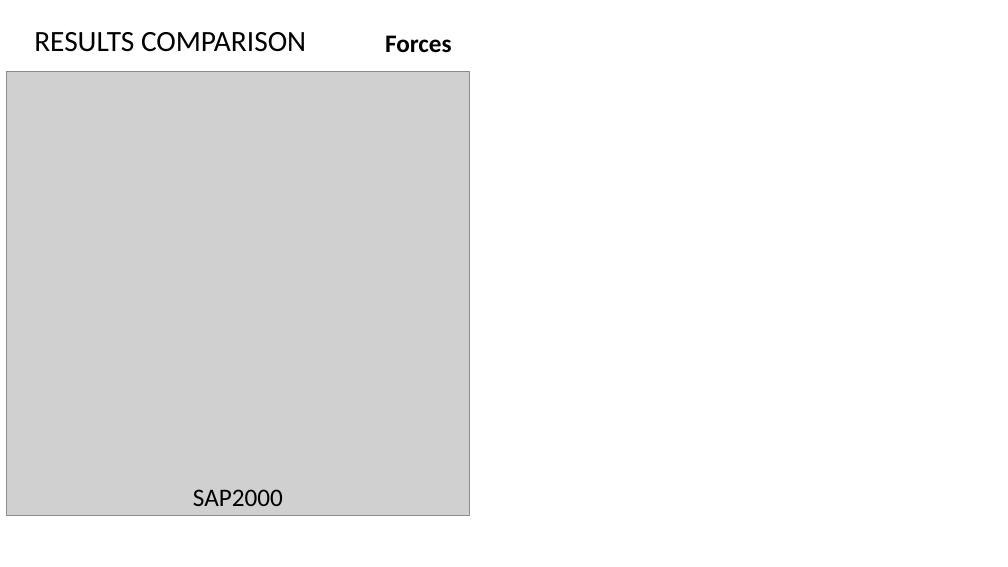
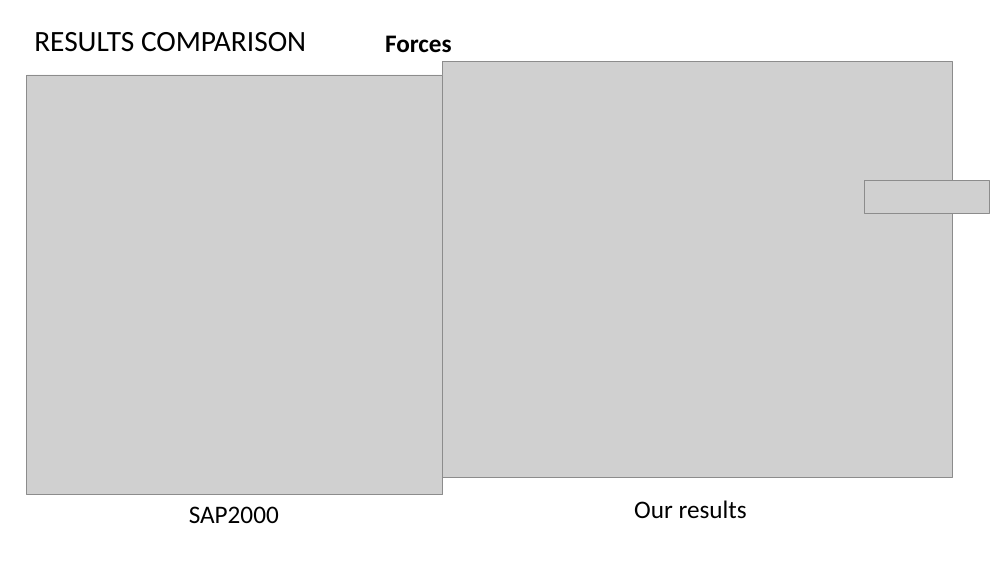
Before and after one commit to imsuneth/FEM, a slide deck: slide 18 of Documentations/Mid evaluation presentation/FINITE ELEMENT BASED STRUCTURAL ANALYSIS.pptx (slide 16 before the commit). Drawn at 1008x567 pixels with LibreOffice and Linux fonts; fonts in the diff are those of the drawing; grey boxes stand for pictures. Boxes give left, top, right and bottom in pixels: in the first picture for what was removed or moved away, otherwise in the second. Text is boxed around its words. In the diff, an @@ line names an element or a change of style, - is before the commit and + after.

```diff
--- a/Documentations/Mid evaluation presentation/FINITE ELEMENT BASED STRUCTURAL ANALYSIS.pptx
+++ b/Documentations/Mid evaluation presentation/FINITE ELEMENT BASED STRUCTURAL ANALYSIS.pptx
@@ picture: place and size @@
-picture at bbox=[6, 71, 470, 515]
+picture at bbox=[27, 75, 443, 495]
@@ picture added at bbox=[443, 61, 953, 477] @@
@@ picture added at bbox=[864, 181, 989, 213] @@
@@ text "SAP2000": place and size @@
-text "SAP2000" at bbox=[193, 489, 283, 506]
+text "SAP2000" at bbox=[189, 506, 279, 523]
@@ text added at bbox=[634, 500, 747, 519], 24 pt, text #000000 @@
+Our results
```
Also in this commit, not shown: 2 other slides changed, 2 slides added, 4 other files.
